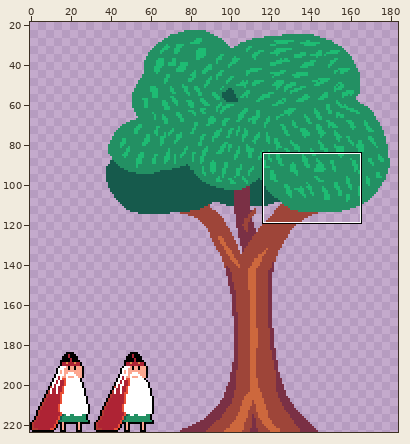
One commit to this pixel-art file: Resources/TreeAlt2.ase. The first picture is a wide view before the edit; the outline marks the close-up.
Close-up. Before the commit:
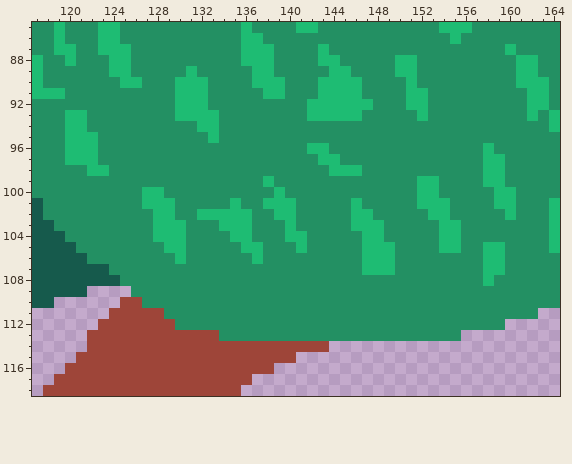
192x224 pixels, 1 frame. Shown: x 117..164, y 85..118. The wide view leaves out empty margins.
Once edited:
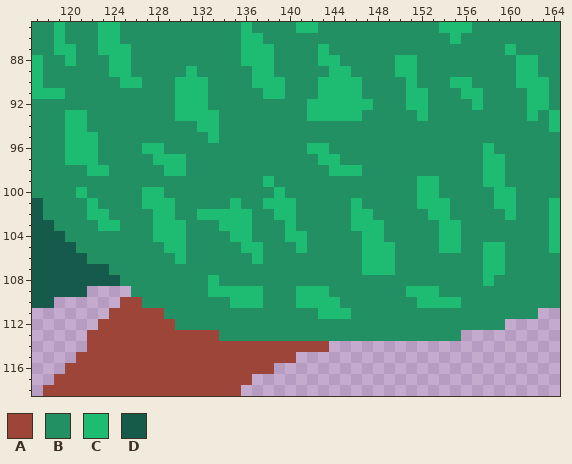
Palette (. is transparent): A #9e4539  B #239063  C #1ebc73  D #165a4c
From old to new:
Changed rows in their new state; - is an unchanged pixel.
first column x 155:
 90 CC-
 91 -CC
 92 --C
first column x 121:
 96 ------CC--
 97 -------CCC
 98 --------CC
100 C---------
101 -C--------
102 -CC-------
103 --CC------
first column x 133:
108 C----------------------
109 CCCCC---CCC-------CCC--
110 --CCC---CCCC-------CCCC
111 ----------CCC----------
Changed places in both close-ups, as pixel boxes (x1, y1, x2, y2):
changed: (450, 77, 483, 110)
changed: (76, 143, 186, 231)
changed: (208, 275, 263, 308)
changed: (296, 286, 351, 319)
changed: (406, 286, 461, 308)
